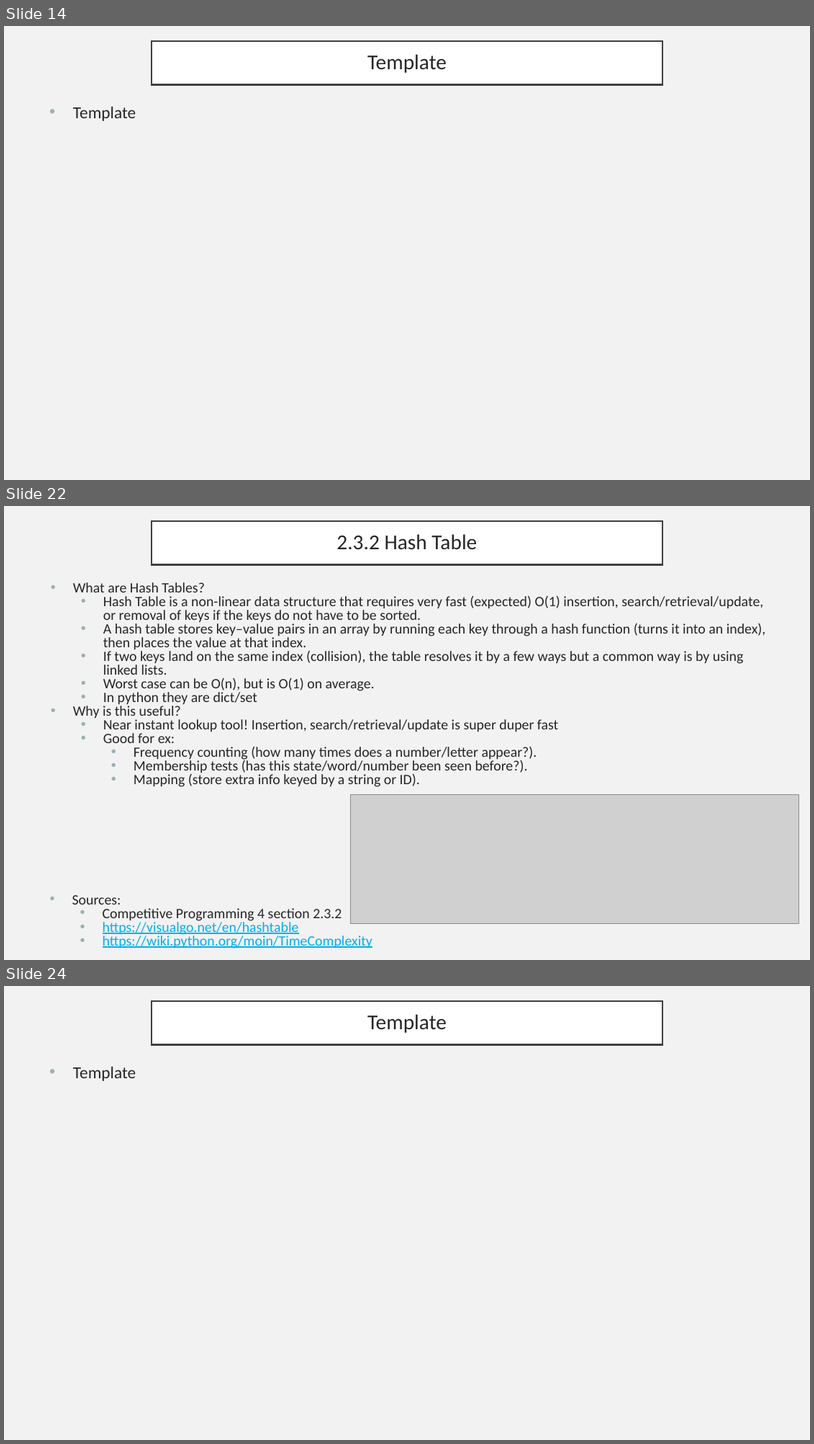
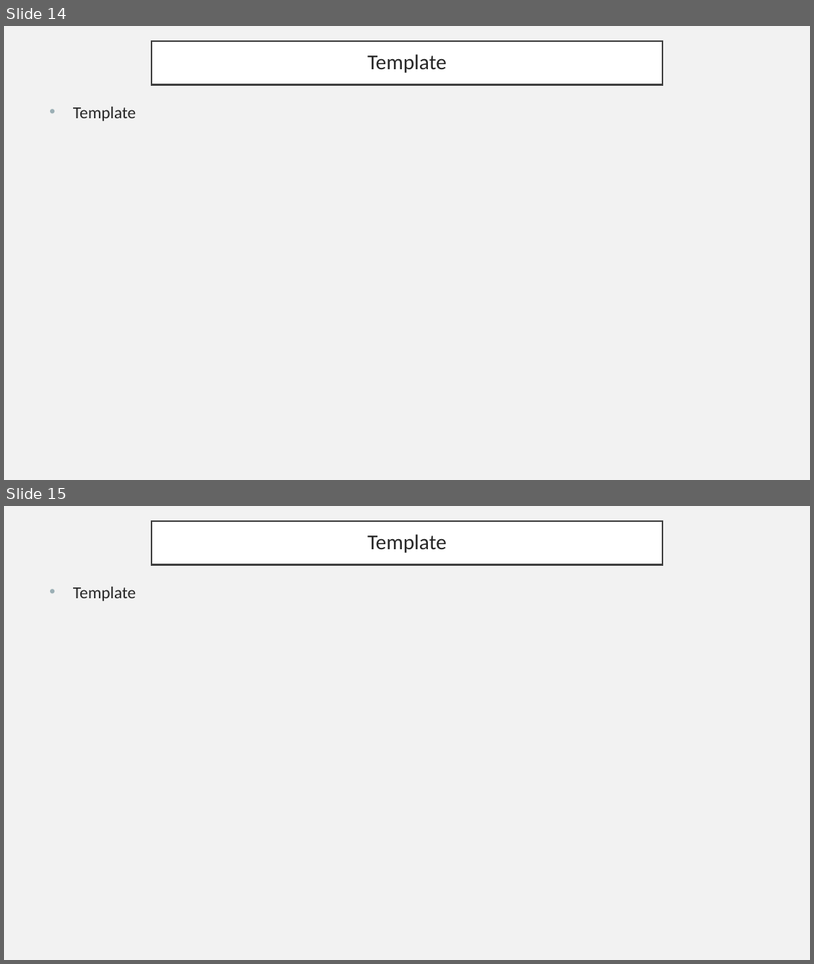
Before and after one commit to ryan-pelchat/competitive-programming-bootcamp-summer-2026, a slide deck: slides/day0_slides.pptx. Shown one above the other, each under a label of ours: slides 14, 22 and 24 before the commit, slides 14 and 15 after it; the slides between them are not shown. The pictures are 814x1444 and 814x964 pixels, drawn with LibreOffice and Linux fonts; fonts in the diff are those of the drawing; grey boxes stand for pictures. Boxes give left, top, right and bottom in pixels: in the first picture for what was removed or moved away, otherwise in the second. Text is boxed around its words. In the diff, an @@ line names an element or a change of style, - is before the commit and + after.

```diff
--- a/slides/day0_slides.pptx
+++ b/slides/day0_slides.pptx
@@ slide 22 removed at [4,506,810,960], background #F2F2F2 @@
@@ title removed at [152,521,663,565] @@
-2.3.2 Hash Table
@@ text removed at [73,582,766,787] @@
-• What are Hash Tables?
-  • Hash Table is a non-linear data structure that requires very fast (expected) O(1) insertion, search/retrieval/update, or removal of keys if the keys do not have to be sorted.
-  • A hash table stores key–value pairs in an array by running each key through a hash function (turns it into an index), then places the value at that index.
-  • If two keys land on the same index (collision), the table resolves it by a few ways but a common way is by using linked lists.
-  • Worst case can be O(n), but is O(1) on average.
-  • In python they are dict/set
-• Why is this useful?
-  • Near instant lookup tool! Insertion, search/retrieval/update is super duper fast
-  • Good for ex:
-    • Frequency counting (how many times does a number/letter appear?).
-    • Membership tests (has this state/word/number been seen before?).
-    • Mapping (store extra info keyed by a string or ID).
@@ picture removed at [350,795,800,924] @@
@@ text removed at [72,895,373,948] @@
-• Sources:
-  • Competitive Programming 4 section 2.3.2
-  • https://visualgo.net/en/hashtable
-  • https://wiki.python.org/moin/TimeComplexity
@@ what was slide 24 is now slide 15 @@
```
Also in this commit, not shown: 2 slides changed, 8 other slides removed, 12 other files.
